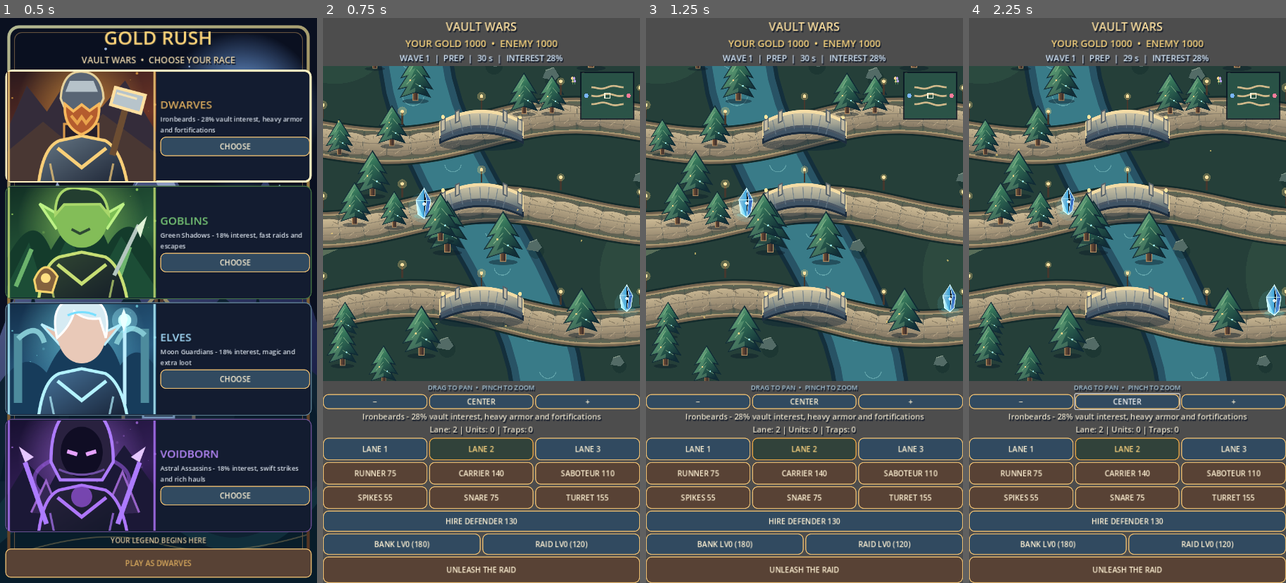
Above: before the commit, frames 1-4 (left to right).
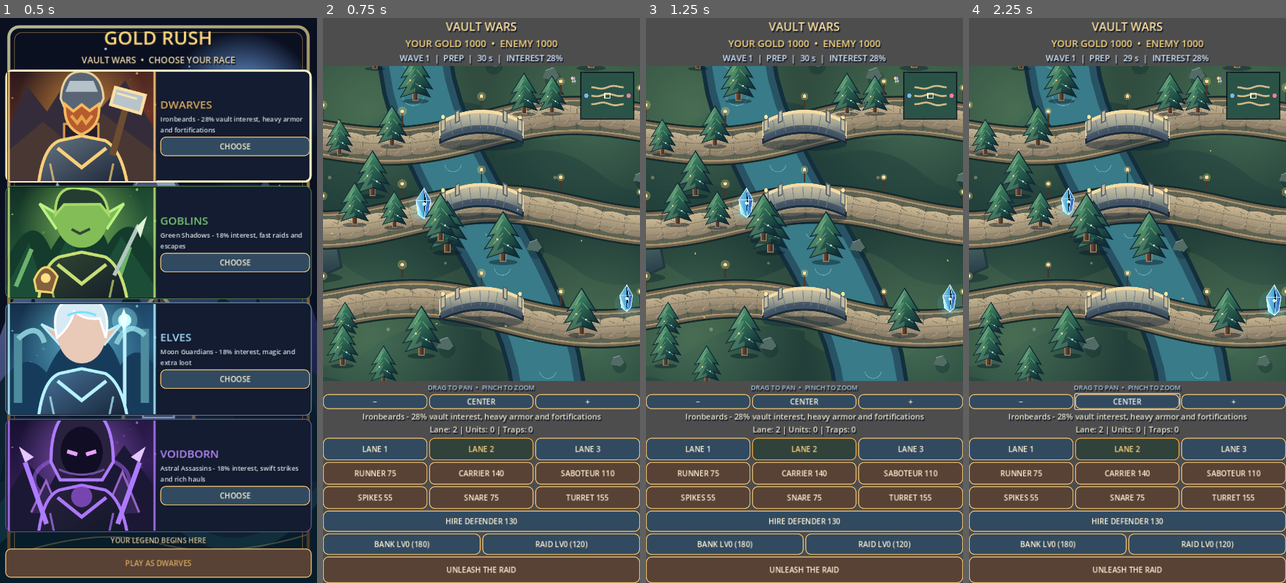
Above: after the commit, the same moments.

Repository: krzych3d/Gold-rush-mobile
Game: Godot game, scene res://main.tscn
Two runs of this game, one before a commit and one after it. Both use one fixed random seed, a clock stepped at 60 frames per second and the inputs below.
Inputs:
- Up to frame 1 (0.5 s): no input
- Up to frame 2 (0.75 s): click "PLAY AS DWARVES" at 0.5 s
- Up to frame 3 (1.25 s): no input
- Up to frame 4 (2.25 s): click "−" at 1.25 s; click "CENTER" at 2 s

Frame 1 is identical in both runs. In frame 2, 6.9% of the frame differs, in the area x 0-100%, y 8-65%; in frame 3, 6.9%; in frame 4, 6.9%.

Commit message:
Replace flat terrain with cullable illustrated ground and cliffs; animate combat sprite tilt and idle motion

Diff:
--- a/scripts/game.gd
+++ b/scripts/game.gd
@@ -62,6 +62,8 @@
 var elf_texture: Texture2D = preload("res://assets/world/elf_ranger.svg")
 var void_texture: Texture2D = preload("res://assets/world/void_assassin.svg")
 var waterfall_texture: Texture2D = preload("res://assets/world/waterfall.svg")
+var ground_texture: Texture2D = preload("res://assets/world/enchanted_ground.svg")
+var cliff_texture: Texture2D = preload("res://assets/world/mossy_cliff.svg")
 
 func _ready() -> void:
 	rng.randomize()
@@ -731,25 +733,27 @@
 	arena.draw_rect(Rect2(Vector2.ZERO, arena.size), Color("141e32"))
 	arena.draw_set_transform(arena.size * 0.5 + camera_offset, 0.0, Vector2.ONE * camera_zoom)
 	center = Vector2.ZERO
-	# Layered terrain: broad painted patches instead of a visible checkerboard.
-	arena.draw_rect(Rect2(Vector2(-2300, -1700), Vector2(4600, 3400)), Color("253f39"))
-	for i in 90:
-		var sx: float = sin(float(i) * 71.37) * 1600.0
-		var sy: float = cos(float(i) * 38.19) * 1200.0
-		var radius: float = 95.0 + fposmod(float(i) * 23.7, 125.0)
-		arena.draw_circle(Vector2(sx, sy), radius, Color("345b49", 0.38) if i % 3 == 0 else Color("43674e", 0.28))
-	# Elevated rocky escarpments with lit top surfaces and dark vertical faces.
+	# Layered illustrated ground tiles, camera culled for mobile performance.
+	var tile_size := 512.0
+	var view_center: Vector2 = -camera_offset / camera_zoom
+	var half_view: Vector2 = arena.size * 0.5 / camera_zoom
+	var min_x: int = maxi(-5, int(floor((view_center.x - half_view.x - 64.0) / tile_size)))
+	var max_x: int = mini(4, int(ceil((view_center.x + half_view.x + 64.0) / tile_size)))
+	var min_y: int = maxi(-4, int(floor((view_center.y - half_view.y - 64.0) / tile_size)))
+	var max_y: int = mini(3, int(ceil((view_center.y + half_view.y + 64.0) / tile_size)))
+	for ty in range(min_y, max_y + 1):
+		for tx in range(min_x, max_x + 1):
+			var tile_pos := Vector2(float(tx) * tile_size, float(ty) * tile_size)
+			arena.draw_texture_rect(ground_texture, Rect2(tile_pos, Vector2.ONE * tile_size), false)
+	# Painted mossy escarpments and raised terrain formations.
 	for i in 24:
 		var bx: float = sin(float(i) * 31.2) * 1300.0
 		var by: float = cos(float(i) * 22.6) * 950.0
 		var base := Vector2(bx, by)
-		var width: float = 50.0 + fposmod(float(i) * 19.0, 65.0)
-		var height: float = 22.0 + fposmod(float(i) * 11.0, 24.0)
-		var top := PackedVector2Array([base + Vector2(0, -height), base + Vector2(width, 0), base + Vector2(0, height), base + Vector2(-width, 0)])
-		var bottom := PackedVector2Array([base + Vector2(-width, 0), base + Vector2(0, height), base + Vector2(0, height + 22), base + Vector2(-width, 22)])
-		arena.draw_colored_polygon(bottom, Color("192c2c"))
-		arena.draw_colored_polygon(top, Color("4c6457") if i % 2 == 0 else Color("596e59"))
-		arena.draw_line(base + Vector2(-width, 0), base + Vector2(0, -height), Color("8a9473", 0.5), 2.0)
+		if _in_camera(base, 170.0):
+			var scale_factor: float = 0.65 + fposmod(float(i) * 0.19, 0.5)
+			var rock_size := Vector2(210, 145) * scale_factor
+			arena.draw_texture_rect(cliff_texture, Rect2(base - rock_size * 0.5, rock_size), false)
 	# A river cuts diagonally through the battlefield; lanes cross it on stone bridges.
 	var river := PackedVector2Array()
 	for step in 41:
@@ -854,11 +858,14 @@
 				1: art = goblin_texture
 				2: art = elf_texture
 				3: art = void_texture
-		var bob: float = 0.0 if actor["guard"] else sin(visual_time * 11.0 + float(data["position"]) * 17.0) * 2.0
+		var bob: float = sin(visual_time * (3.0 if actor["guard"] else 11.0) + float(data["position"]) * 17.0) * (0.7 if actor["guard"] else 2.5)
 		var scale_factor: float = 1.16 if actor["guard"] else 1.0
 		arena.draw_circle(p + Vector2(2, 11), 17.0 * scale_factor, Color("071924", 0.42))
 		var art_size := Vector2(52, 66) * scale_factor
-		arena.draw_texture_rect(art, Rect2(p + Vector2(-art_size.x * 0.5, -art_size.y + 13 + bob), art_size), false)
+		var tilt: float = sin(visual_time * 8.0 + float(data["position"]) * 14.0) * (0.035 if actor["guard"] else 0.075)
+		arena.draw_set_transform(arena.size * 0.5 + camera_offset + (p + Vector2(0, 12 + bob)) * camera_zoom, tilt, Vector2.ONE * camera_zoom)
+		arena.draw_texture_rect(art, Rect2(Vector2(-art_size.x * 0.5, -art_size.y), art_size), false)
+		arena.draw_set_transform(arena.size * 0.5 + camera_offset, 0.0, Vector2.ONE * camera_zoom)
 		if actor["guard"]:
 			arena.draw_arc(p + Vector2(0, 6), 22.0, 0.0, TAU, 24, Color("e6c47b", 0.55) if friendly else Color("ee6678", 0.55), 2.5)
 		_draw_health_bar(p + Vector2(0, bob), float(data["health"]), float(data["max_health"]), friendly, 42.0 if actor["guard"] else 34.0)
